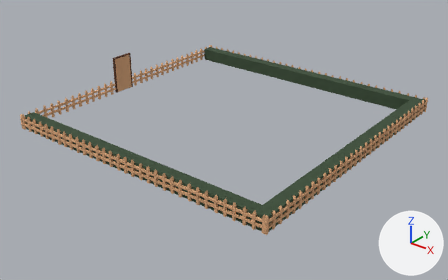
Two versions of the glTF model level_editor/SheepPen.glb, one commit apart.
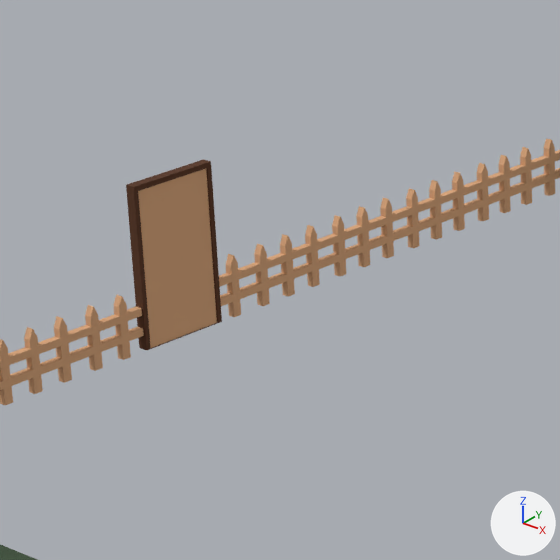
There are two pictures of each version: one whole from a 50 mm camera at (99.9, -126.4, 71.1) aimed at (2.9, -5.2, -4.1), one close up on the part from 19% to 45% of the width and 7% to 49% of the height. The axes (+X, +Y, +Z) are drawn at lower right. The lights are the same throughout. The older version's two pictures come first. Where no turn or scale is listed for an object, it has been applied to the vertices.

The first close-up shows 'Door', 'DoorFrame', 'Fences' and 1 more.
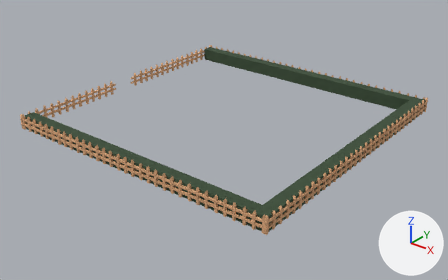
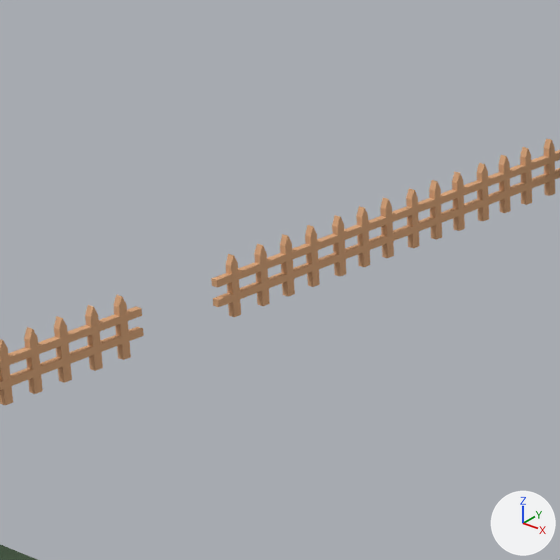
What differs and where, as boxes [x1, y1, x2, y2] in the close-ups (560 x 560 px):
'Door', deleted (beige)
    before: [138, 169, 217, 348]
'DoorFrame', deleted (brown)
    before: [126, 159, 222, 350]

The edits, one by one:
Object 'Door' (ob_door) is deleted.
Object 'DoorFrame' (ob_doorframe) is deleted.
